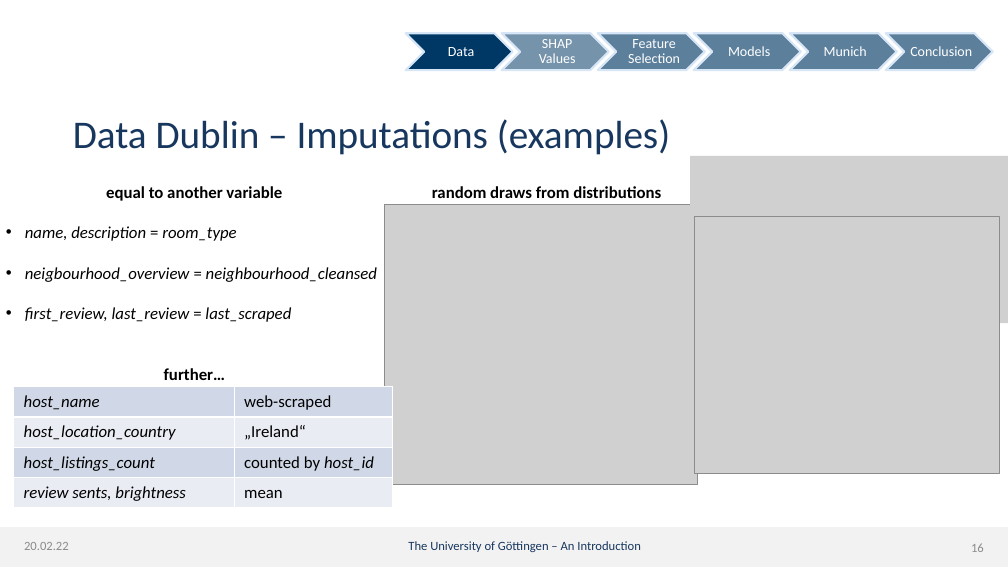
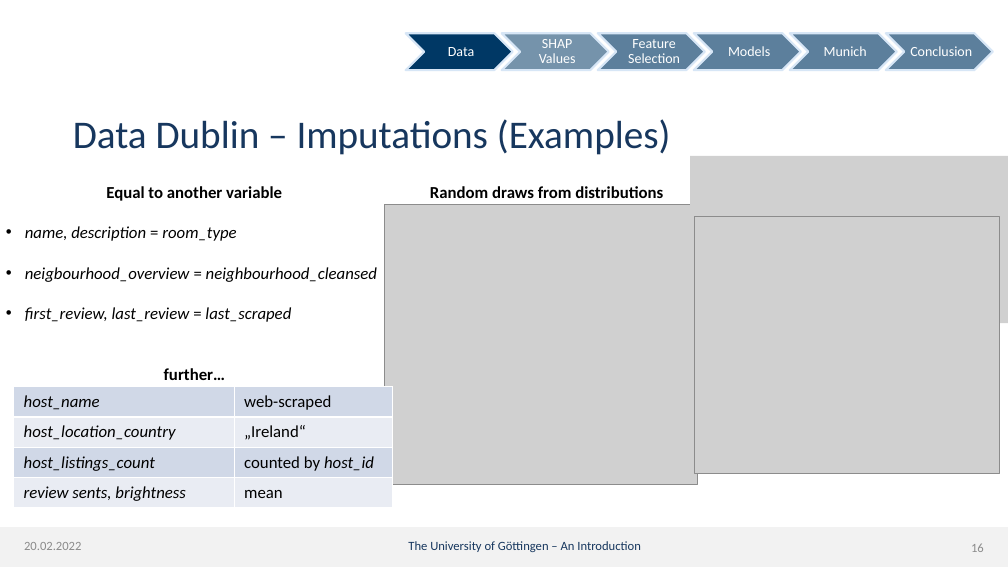
Before and after one commit to dmnk1308/DubAir, a slide deck: slide 16 of Präsi.pptx. Drawn at 1008x567 pixels with LibreOffice and Linux fonts; fonts in the diff are those of the drawing; grey boxes stand for pictures; background and template pictures are left out. Boxes give left, top, right and bottom in pixels: in the first picture for what was removed or moved away, otherwise in the second. Text is boxed around its words. In the diff, an @@ line names an element or a change of style, - is before the commit and + after.

```diff
--- a/Präsi.pptx
+++ b/Präsi.pptx
@@ title at (73, 119, 671, 155): text changed @@
-Data Dublin – Imputations (examples)
+Data Dublin – Imputations (Examples)
@@ text at (106, 186, 282, 201): text changed @@
-equal to another variable
+Equal to another variable
@@ text at (430, 186, 663, 198): text changed @@
-random draws from distributions
+Random draws from distributions
@@ text at (24, 542, 81, 550): text changed @@
-20.02.22
+20.02.2022
```
Also in this commit, not shown: 32 other slides changed.
